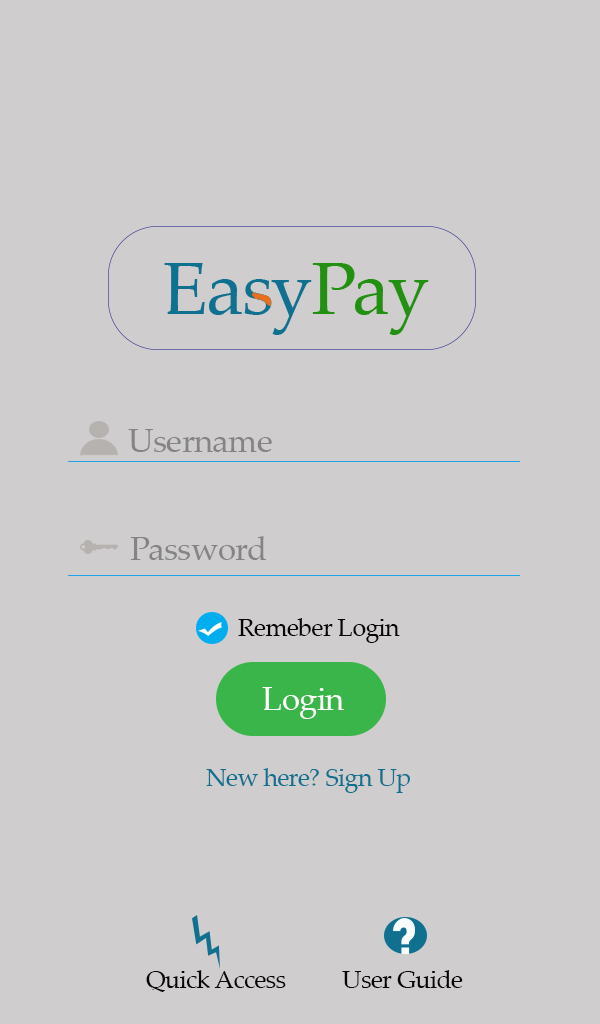
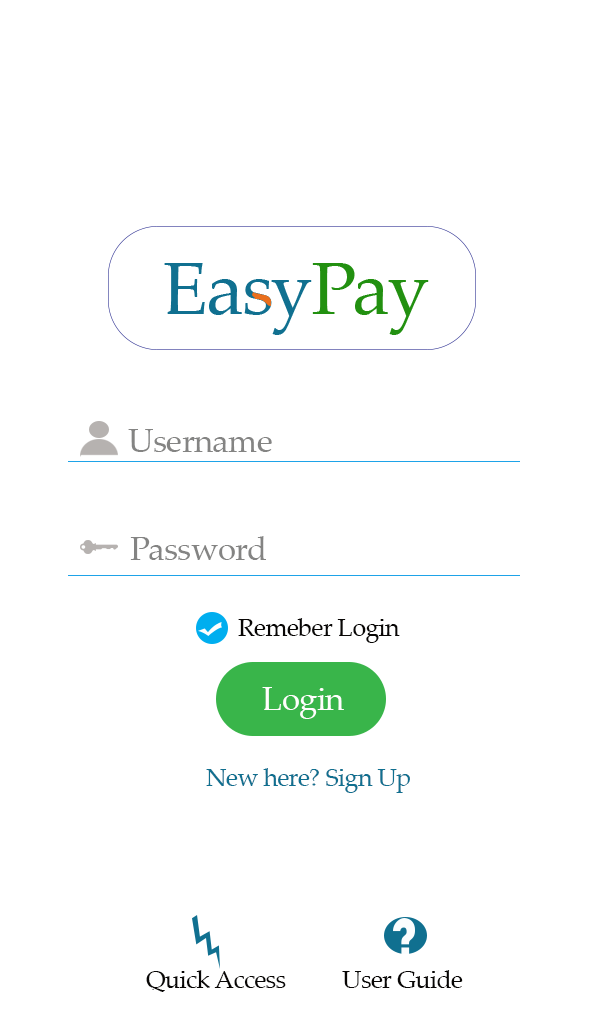
Layer changes from the first (600, 1024) image to the second:
pixels changed over [0, 0, 600, 1024] (layer not identified)
